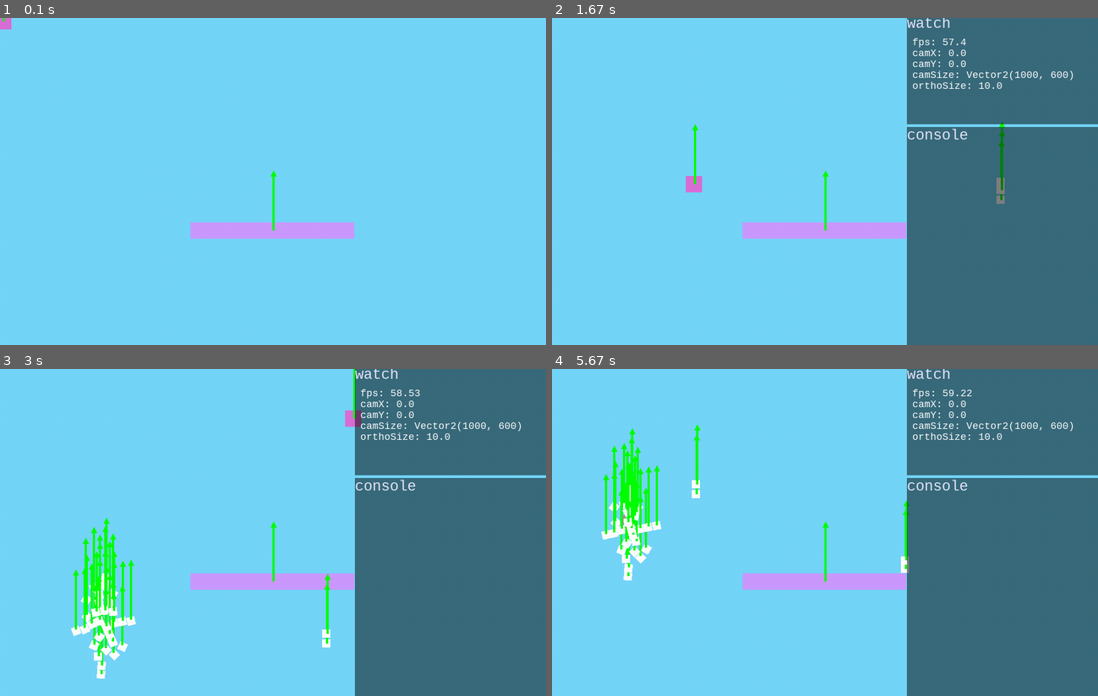
Above: before the commit, frames 1-4 (two rows, left to right).
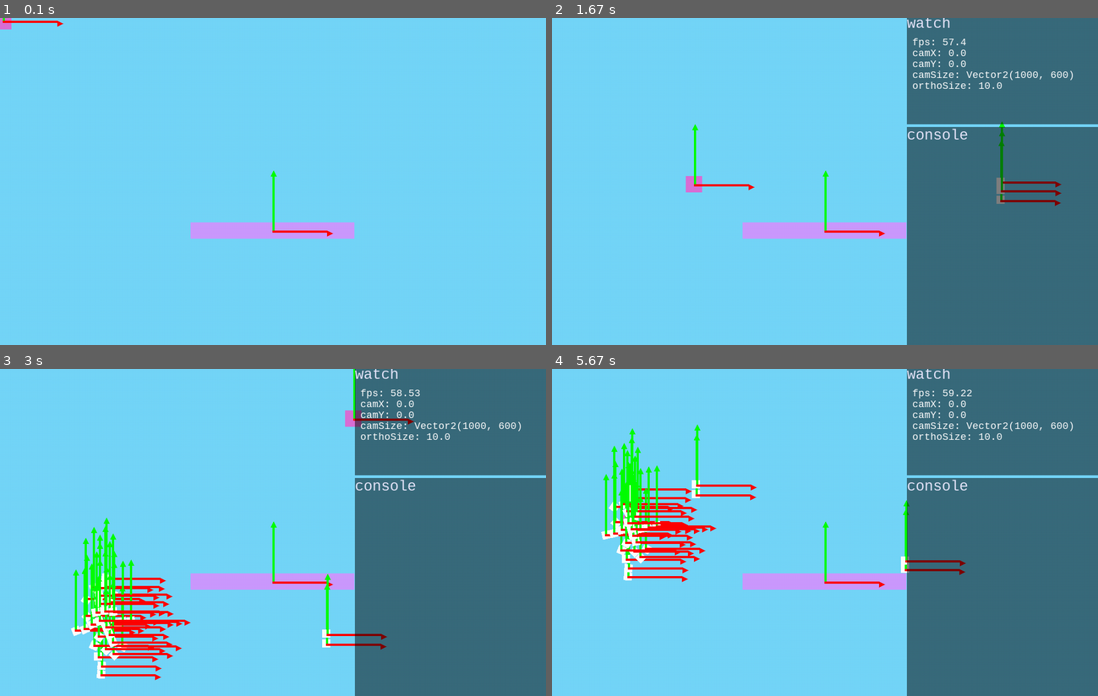
Above: after the commit, the same moments.

Repository: AchoDev/Lumina-Engine
Game: pygame game, started from test2.py
Two runs of this game, one before a commit and one after it. Both use one fixed random seed, a clock stepped at 60 frames per second and the inputs below.
Inputs (mouse positions are in pixels of both pictures, inside the frame that each line leads up to):
- Up to frame 1 (0.1 s): no input
- Up to frame 2 (1.67 s): tap 0 at 0.33 s; hold Right 0.67-1.13 s; move the mouse to (999, 171) at 0.7 s; tap A at 1.17 s; hold Up from 1.5 s (still down); move the mouse to (693, 184) at 1.53 s
- Up to frame 3 (3 s): release Up at 1.8 s; hold Right 1.83-2.3 s; hold D 1.83-2.3 s; move the mouse to (327, 604) at 1.87 s; hold Left 2.33-2.87 s; hold A 2.33-2.87 s; move the mouse to (103, 607) at 2.37 s; hold Down from 2.9 s (still down); move the mouse to (354, 418) at 2.93 s
- Up to frame 4 (5.67 s): release Down at 3.2 s; hold Left 3.23-3.63 s; hold A 3.23-3.63 s; move the mouse to (1027, 646) at 3.27 s; hold Up 3.67-4.03 s; move the mouse to (890, 561) at 3.7 s; hold Right 4.07-4.7 s; hold D 4.07-4.7 s; move the mouse to (835, 421) at 4.1 s; hold Down 4.73-5.1 s; move the mouse to (693, 467) at 4.77 s; hold Left 5.13-5.6 s; hold A 5.13-5.6 s; move the mouse to (628, 522) at 5.17 s; hold Right from 5.63 s (still down); hold D from 5.63 s (still down)

The runs differ from the first frame. In frame 1, 0.2% of the frame differs, in the area x 0-61%, y 0-67%; in frame 2, 0.5%; in frame 3, 2.4%, in the area x 13-76%, y 15-96%; in frame 4, 2.2%.

Commit message:
full edit mode handles

Diff:
--- a/cls/Triangle.py
+++ b/cls/Triangle.py
@@ -3,10 +3,11 @@
 from .GameObject import GameObject
 
 class Triangle(GameObject):
-    def __init__(self, xPos=0, yPos=0, width=1, height=1, color=(0, 0, 0)):
+    def __init__(self, xPos=0, yPos=0, width=1, height=1, color=(0, 0, 0), angle=0):
         super().__init__(xPos, yPos, width, height)
         self.color = color
         self.name = 'Triangle'
+        self.angle = angle
 
     def get_points(self):
         return [(self.transform.x, self.transform.y + self.transform.height),
@@ -15,4 +16,11 @@
 
     def draw(self, window):
         super().draw(window)
-        pygame.draw.polygon(window.win, self.color, self.get_points())
+        pygame.draw.polygon(window.win, self.color, self.rotate_points_around_pivot(self.get_points(), self.angle))
+
+    def rotate_points_around_pivot(self, points, angle):
+        pivot = (self.transform.x + self.transform.width / 2, self.transform.y + self.transform.height / 2)
+        pp = pygame.math.Vector2(pivot)
+        rotated_points = [
+            (pygame.math.Vector2(x, y) - pp).rotate(angle) + pp for x, y in points]
+        return rotated_points
--- a/cls/Window.py
+++ b/cls/Window.py
@@ -142,7 +142,7 @@
             # self.win.blit(object.get_body(), (object.x, object.y))
             self.draw_one(object, camera)
 
-    def draw_obj_handles(self, tr):
+    def draw_obj_handles(self, tr: Transform):
         nav_tf = Transform.from_transform(tr)
 
         nav_tf.width = 4
@@ -158,6 +158,9 @@
 
         Triangle(triangle_tr.x, triangle_tr.y, triangle_tr.width, triangle_tr.height, Colors.green).draw(self)
         Square(nav_tf.x, nav_tf.y, nav_tf.width, nav_tf.height, Colors.green).draw(self)
+
+        Square(tr.x + tr.width / 2, tr.y + tr.height / 2, 100, 4, Colors.red).draw(self)
+        Triangle(tr.x + tr.width / 2 + 100, tr.y + tr.height / 2, 10, 10, Colors.red, angle=90).draw(self)
 
 
     def draw_one(self, obj, camera: Camera):
